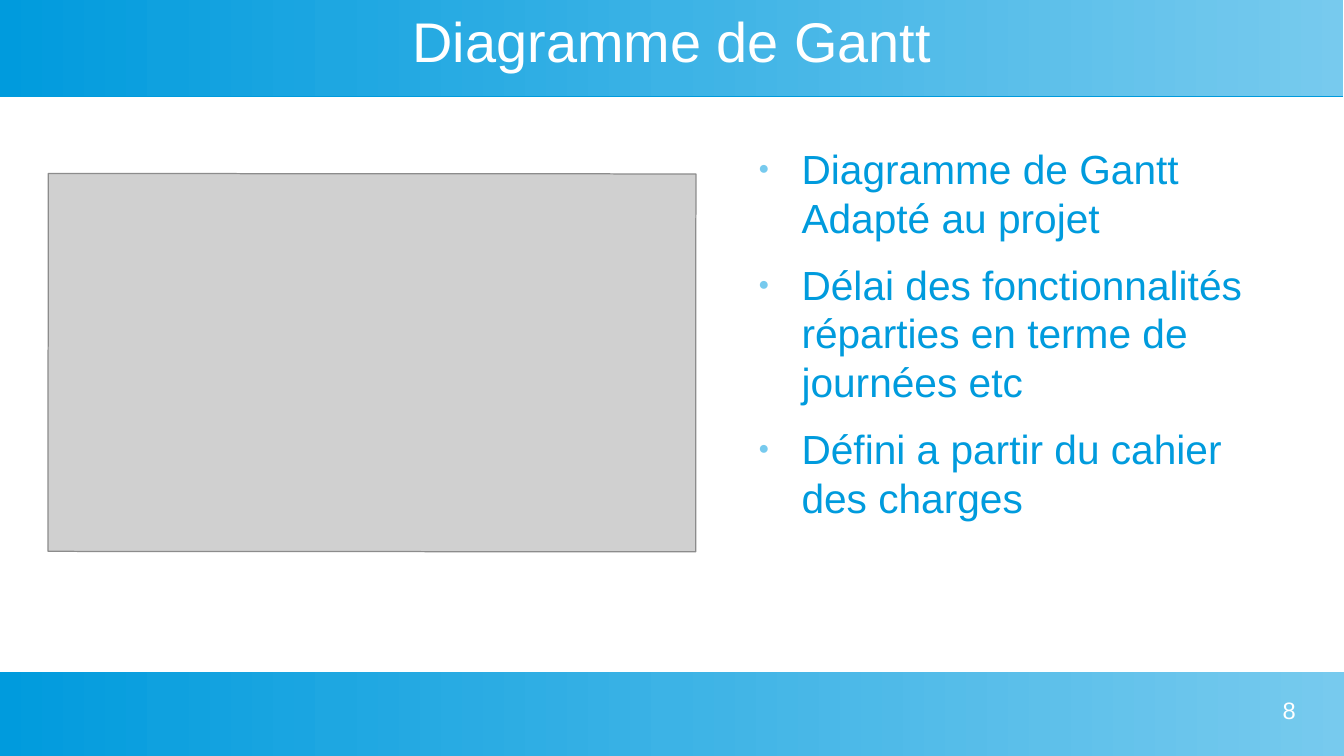
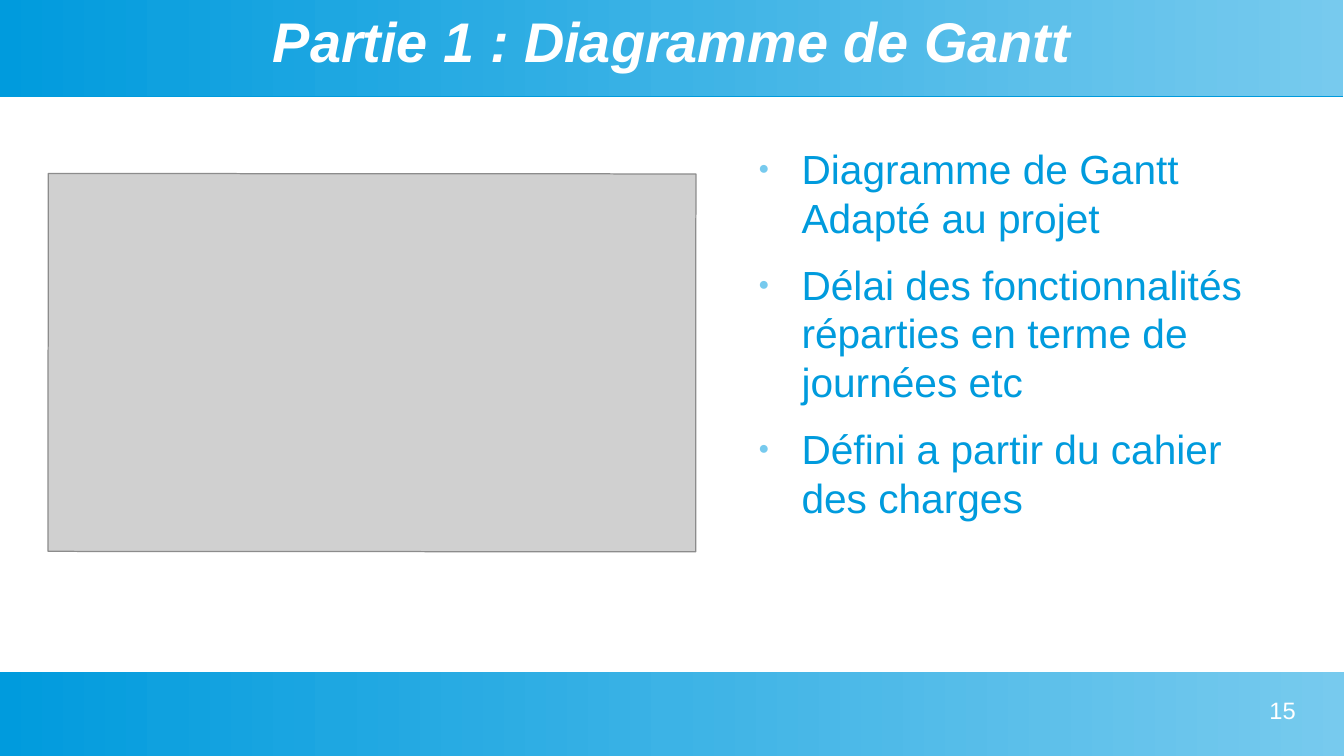
Before and after one commit to Myst564/Dev-Web, a slide deck: slide 15 of Projet Solo/DAB-INVOICE/Diaporama Projet Oral Stage IDEES Numérique.odp (slide 8 before the commit). Drawn at 1344x756 pixels with LibreOffice and Linux fonts; fonts in the diff are those of the drawing; grey boxes stand for pictures. Boxes give left, top, right and bottom in pixels: in the first picture for what was removed or moved away, otherwise in the second. Text is boxed around its words. In the diff, an @@ line names an element or a change of style, - is before the commit and + after.

```diff
--- a/Projet Solo/DAB-INVOICE/Diaporama Projet Oral Stage IDEES Numérique.odp
+++ b/Projet Solo/DAB-INVOICE/Diaporama Projet Oral Stage IDEES Numérique.odp
@@ title at [273,21,1070,72]: text changed; bold on; italic on @@
-Diagramme de Gantt
+Partie 1 : Diagramme de Gantt
@@ page number at [1269,702,1295,719]: text changed @@
-8
+15
```
Also in this commit, not shown: 6 other slides changed, 66 slides added, 1 slide removed, 3 other files.
